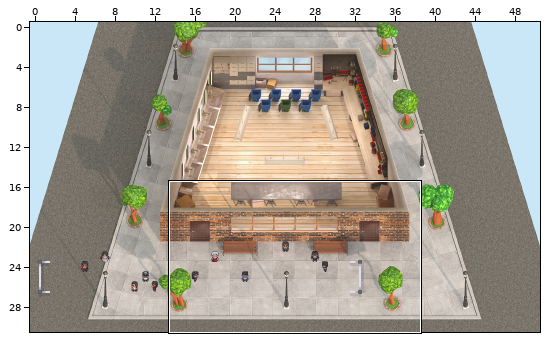
Tiled map (JSON) -- recycle.tmj. The first picture is a wide view before the edit; the outline marks the close-up.
Close-up. Before the edit:
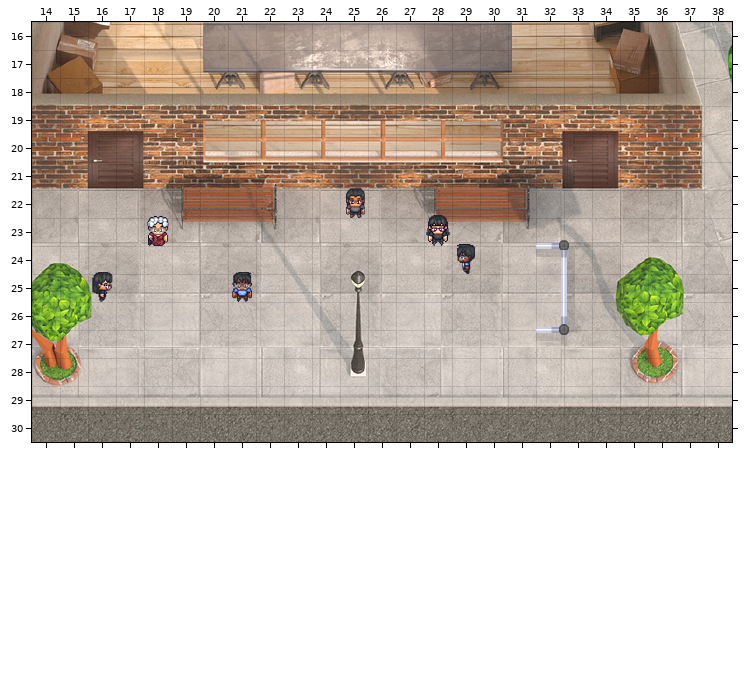
Cells are 32x32 px. Shown: x 14..38, y 16..30. The commit also changed other parts of the map, which this record leaves out.
The same view after the edit:
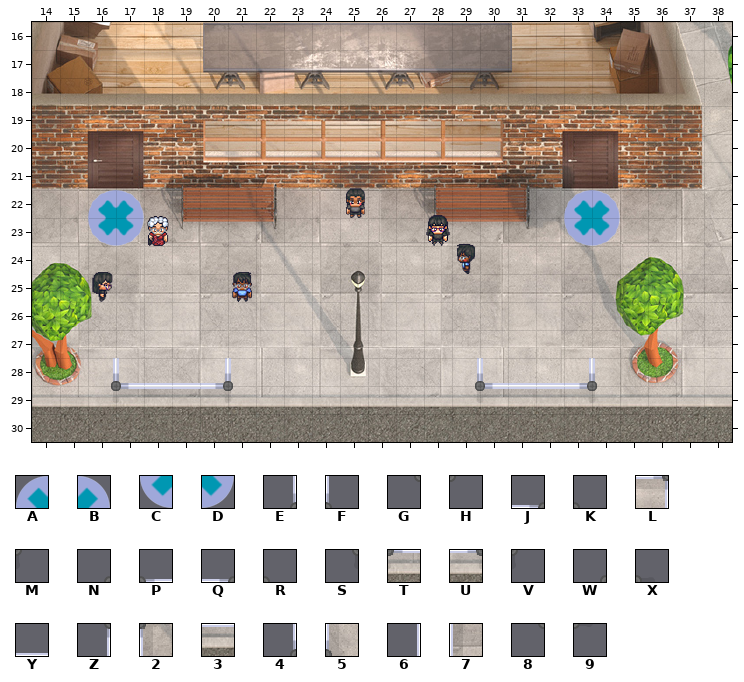
Key: from "Ground tiles": A 67, B 68, C 86, D 87; from "elements": E 40, F 41, G 58, H 59, J 186, K 187, L 204, M 205, N 230, P 231, Q 232, R 233, S 248, T 249, U 250, V 251, W 266, X 267, Y 269, Z 284, 2 285, 3 287, 4 302, 5 303, 6 304, 7 305, 8 320, 9 321.
_ is an empty cell, . an unchanged one.
Tiles of an added or newly shown layer are drawn over the layers below it.
See-through tiles are keyed as they look on the map.
The edit:
--- layer "floor/Elements" (added)
@@ x 16..34 @@
-22 __...............__
-23 __...............__
+22 AB...............AB
+23 CD...............CD
--- layer "Door_opened"
@@ x 16..21 @@
-28 __..__
-29 __..__
+28 EF..EF
+29 GH..GH
--- layer "Door_closed"
@@ x 16..21 @@
-28 ______
-29 ______
+28 NPYYQR
+29 ST33UV
--- layer "Door2_opened"
@@ x 32..33 @@
-23 JK
-24 LM
+23 __
+24 __
@@ x 29..34 @@
-26 ...JK.
-27 ...LM.
-28 __..__
-29 __..__
+26 ...__.
+27 ...__.
+28 EF..EF
+29 GH..GH
--- layer "Door2_closed"
@@ x 29..34 @@
-23 ...WX.
-24 ...Z2.
-25 ...67.
-26 ...45.
-27 ...89.
-28 ______
-29 ______
+23 ...__.
+24 ...__.
+25 ...__.
+26 ...__.
+27 ...__.
+28 NPYYQR
+29 ST33UV
Changed places in both close-ups, as pixel boxes (x1, y1, x2, y2):
added: (88, 190, 144, 246)
changed: (475, 190, 620, 403)
added: (111, 358, 233, 403)
